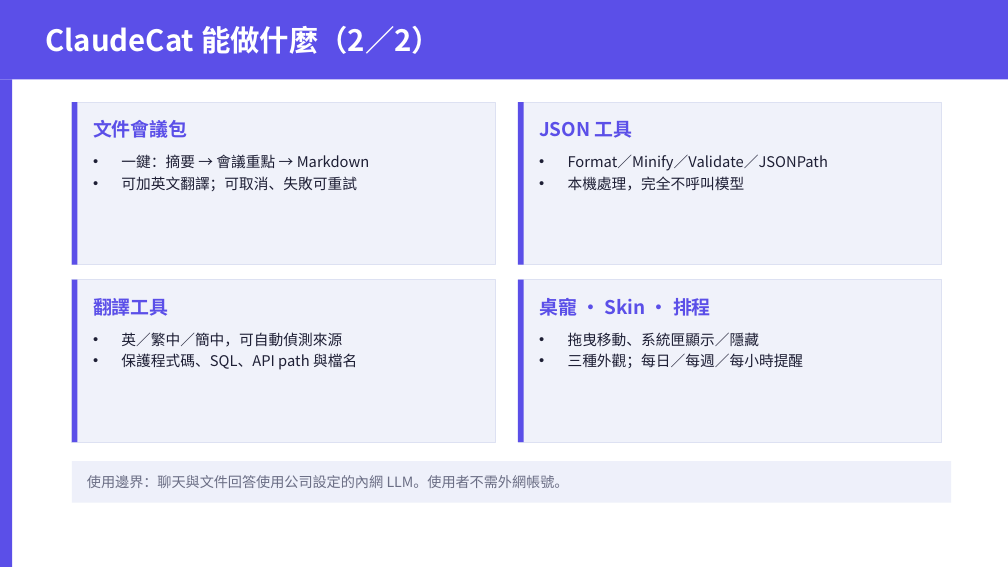
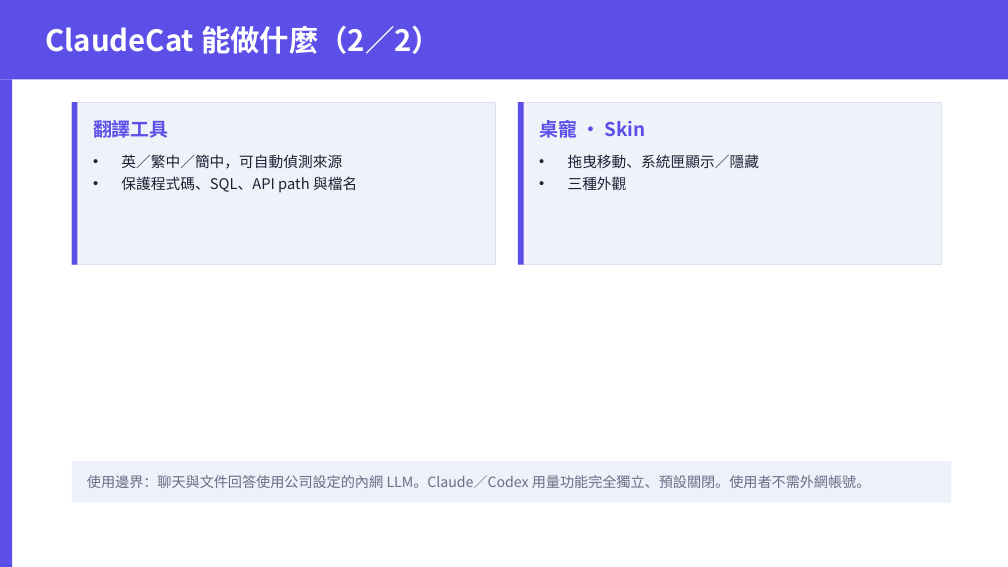
Before and after one commit to tototal999/cat_calude, a slide deck: slide 3 of 使用者SOP_投影版.pptx. Drawn at 1008x567 pixels with LibreOffice and Linux fonts; fonts in the diff are those of the drawing. Boxes give left, top, right and bottom in pixels: in the first picture for what was removed or moved away, otherwise in the second. Text is boxed around its words. In the diff, an @@ line names an element or a change of style, - is before the commit and + after.

```diff
--- a/使用者SOP_投影版.pptx
+++ b/使用者SOP_投影版.pptx
@@ text at bbox=[93, 120, 169, 138]: text changed @@
-文件會議包
+翻譯工具
@@ text at bbox=[539, 120, 645, 138]: text changed @@
-JSON 工具
+桌寵 ・ Skin
@@ text at bbox=[121, 154, 357, 193]: text changed @@
-• 一鍵：摘要 → 會議重點 → Markdown
-• 可加英文翻譯；可取消、失敗可重試
+• 英／繁中／簡中，可自動偵測來源
+• 保護程式碼、SQL、API path 與檔名
@@ text at bbox=[568, 154, 759, 190]: text changed @@
-• Format／Minify／Validate／JSONPath
-• 本機處理，完全不呼叫模型
+• 拖曳移動、系統匣顯示／隱藏
+• 三種外觀
@@ rectangle removed at bbox=[72, 280, 495, 442] @@
@@ rectangle removed at bbox=[72, 280, 77, 442] @@
@@ text removed at bbox=[93, 298, 169, 316] @@
-翻譯工具
@@ rectangle removed at bbox=[518, 280, 941, 442] @@
@@ rectangle removed at bbox=[518, 280, 523, 442] @@
@@ text removed at bbox=[539, 298, 711, 316] @@
-桌寵 ・ Skin ・ 排程
@@ text removed at bbox=[121, 332, 357, 370] @@
-• 英／繁中／簡中，可自動偵測來源
-• 保護程式碼、SQL、API path 與檔名
@@ text removed at bbox=[568, 332, 804, 368] @@
-• 拖曳移動、系統匣顯示／隱藏
-• 三種外觀；每日／每週／每小時提醒
@@ text at bbox=[87, 475, 871, 488]: text changed @@
-使用邊界：聊天與文件回答使用公司設定的內網 LLM。使用者不需外網帳號。
+使用邊界：聊天與文件回答使用公司設定的內網 LLM。Claude／Codex 用量功能完全獨立、預設關閉。使用者不需外網帳號。
```
Also in this commit, not shown: 8 other slides changed, 1 slide added, 2 slides removed, 17 other files.
